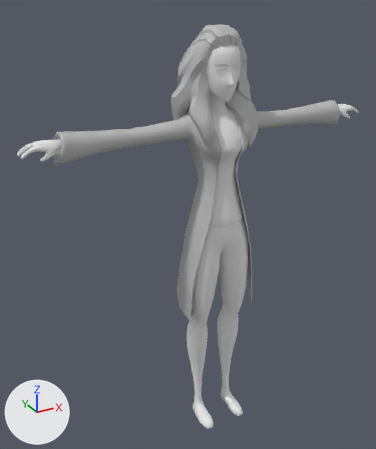
One commit to the FBX model Team1_GraduationGame/Assets/3D/Models/Characters/Mother/Mother.fbx: the scene before it, then after it.
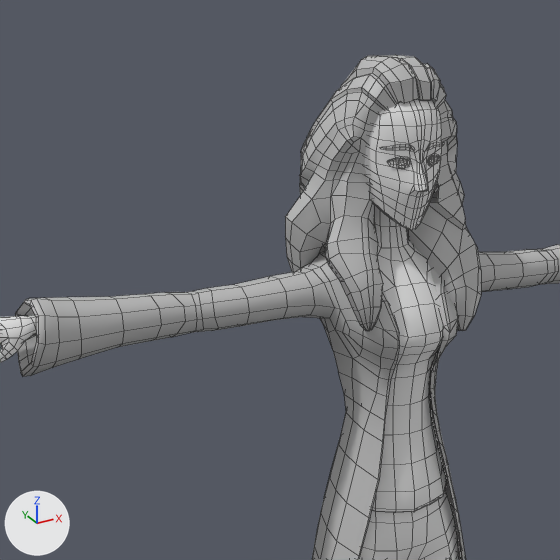
Each version is shown whole from a 50 mm lens placed at (-1.132, -1.802, 1.956), pointed at (-0.086, 0.099, 1.005), then close up on the part from 12% to 78% of the width and 0% to 55% of the height. The axes (+X, +Y, +Z) are drawn at lower left. The lights are the same throughout. The close-ups show mesh edges as thin lines. Where no turn or scale is listed for an object, it has been applied to the vertices.

The first close-up shows 'Body', 'Coat', 'WolfHair'.
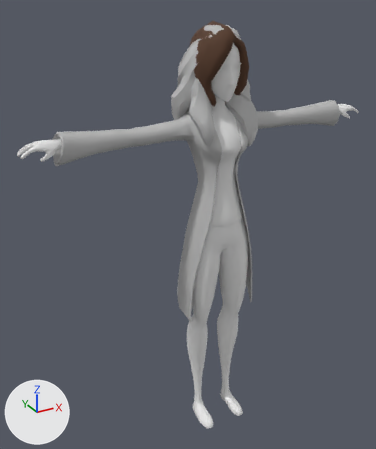
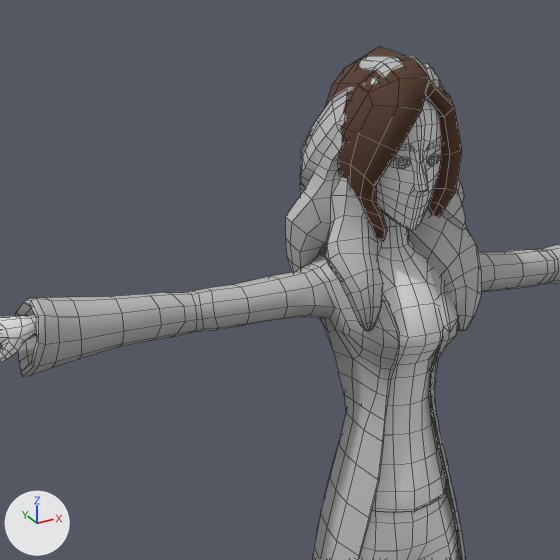
Where the change shows, as pixel boxes (x1, y1, x2, y2) in the close-ups (560 x 560 px):
'Coat', reshaped
    before: (15, 230, 560, 560)
    after: (15, 236, 560, 560)
'HairMemory', added (brown)
    after: (326, 46, 462, 242)
part 1 of me_mesh, added
    after: (429, 373, 462, 560)

The edits, one by one:
Material 'Hair1' (mat_hair1) is new.
Its base color is (0.0908, 0.0392, 0.0183) (brown #553825).
Its roughness is 0.859.
me_mesh is used by ob_coat; location (0.0, 0.0, 0.0).
me_mesh had 638 vertices, 610 faces and spanned x -0.676..0.676, y -0.113..0.142, z 0.609..1.553.
me_mesh now has 734 vertices, 700 faces and spans x -0.676..0.676, y -0.113..0.142, z 0.609..1.553.
Part 1, on me_mesh:
96 vertices are added at x -0.184..0.184, y -0.058..0.136, z 0.654..1.309.
90 new faces join them.
Mesh me_mesh_002_1 is new.
It has 259 vertices, 260 faces and spans x -0.122..0.106, y -0.114..0.138, z 1.329..1.868.
It uses material mat_hair1 (brown #553825).
Object 'HairMemory' (ob_hairmemory) is new; it shows me_mesh_002_1.
Its location is (0.0, 0.0, 0.0).
